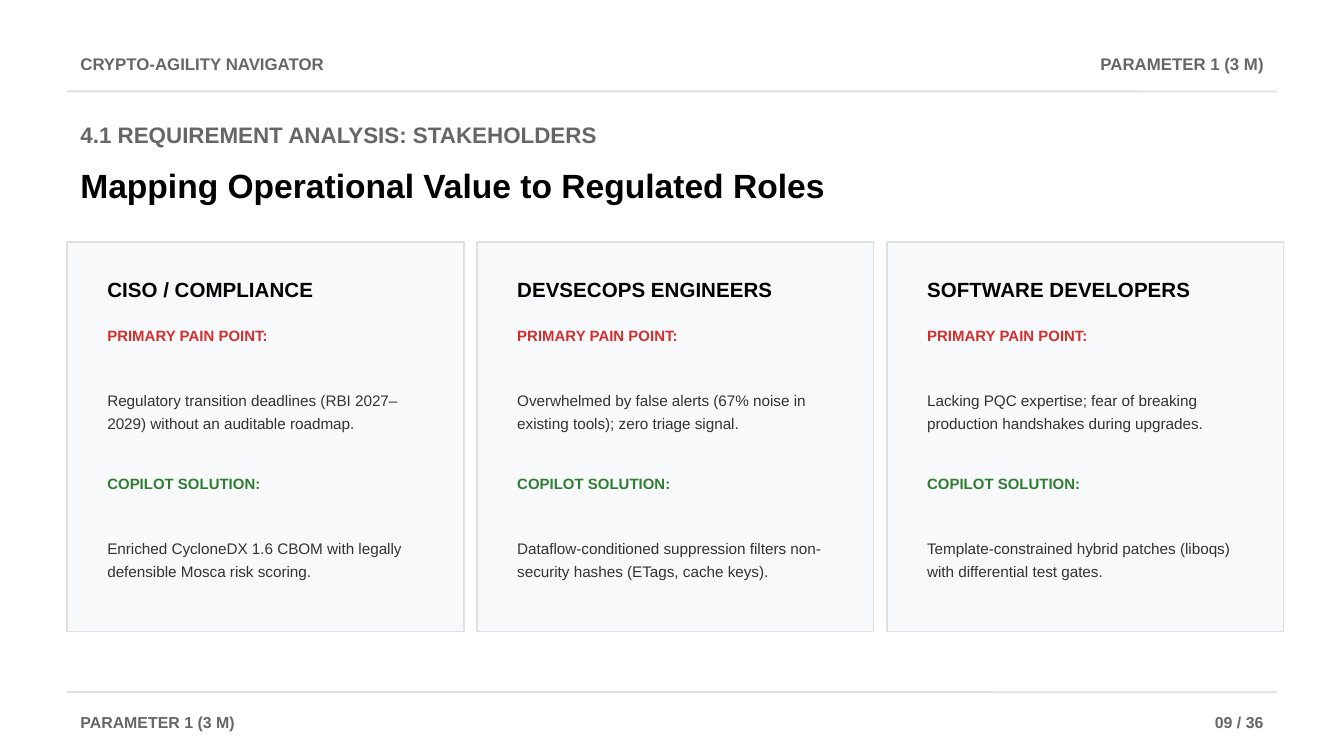
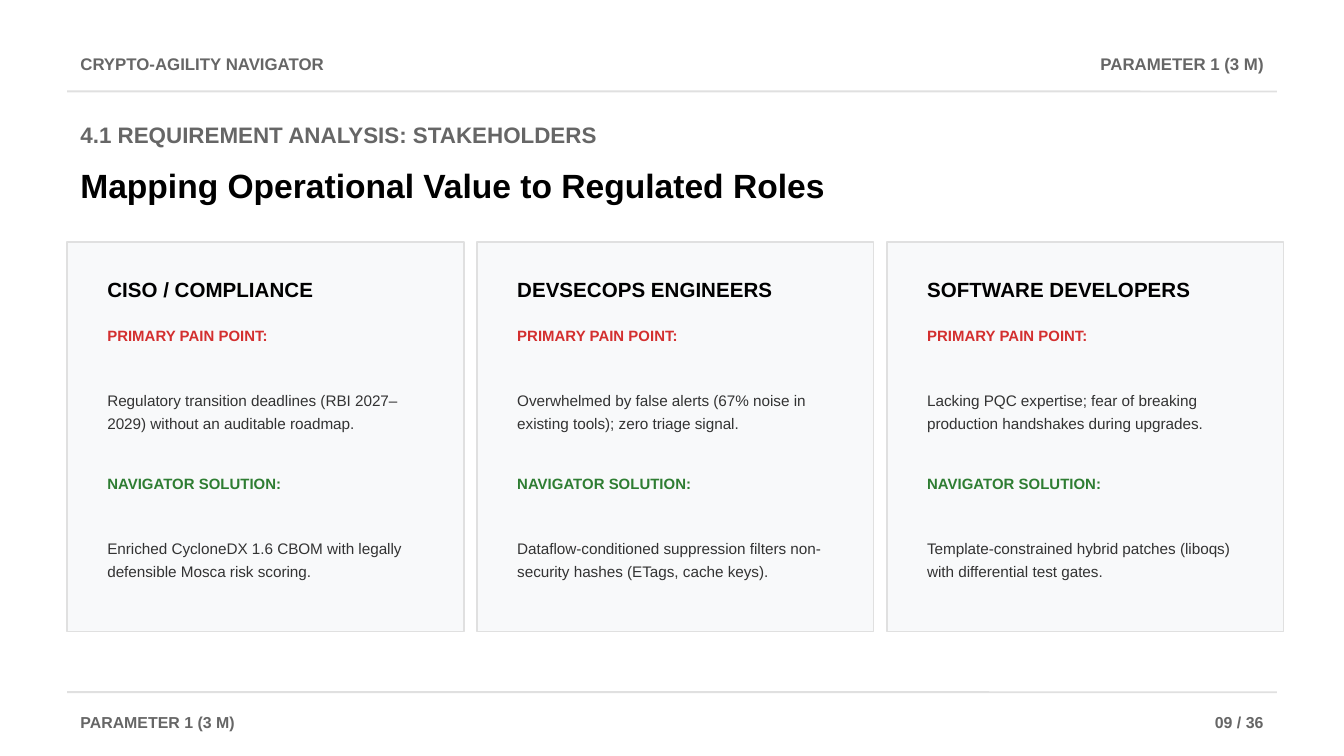
Before and after one commit to AviDhandhania/IDP-Project, a slide deck: slide 9 of Crypto-Agility_Navigator_Review2.pptx. Drawn at 1344x756 pixels with LibreOffice and Linux fonts; fonts in the diff are those of the drawing. Boxes give left, top, right and bottom in pixels: in the first picture for what was removed or moved away, otherwise in the second. Text is boxed around its words. In the diff, an @@ line names an element or a change of style, - is before the commit and + after.

Commit message:
Replace all lingering standalone references from Copilot to Navigator

```diff
--- a/Crypto-Agility_Navigator_Review2.pptx
+++ b/Crypto-Agility_Navigator_Review2.pptx
@@ text at bbox=[107, 478, 281, 489]: text changed @@
-COPILOT SOLUTION:
+NAVIGATOR SOLUTION:
@@ text at bbox=[517, 478, 691, 489]: text changed @@
-COPILOT SOLUTION:
+NAVIGATOR SOLUTION:
@@ text at bbox=[927, 478, 1101, 489]: text changed @@
-COPILOT SOLUTION:
+NAVIGATOR SOLUTION:
```
Also in this commit, not shown: 2 other slides changed, 7 other files.
